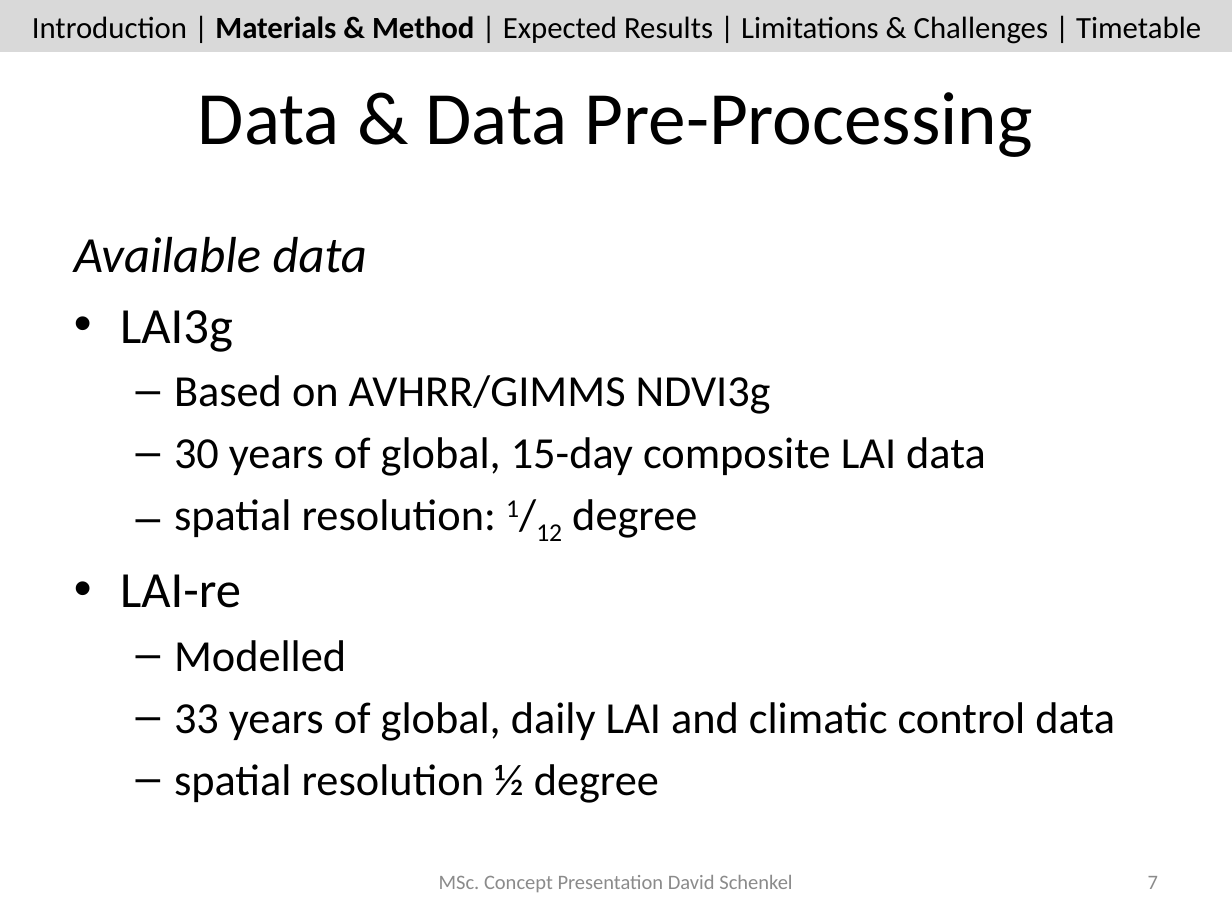
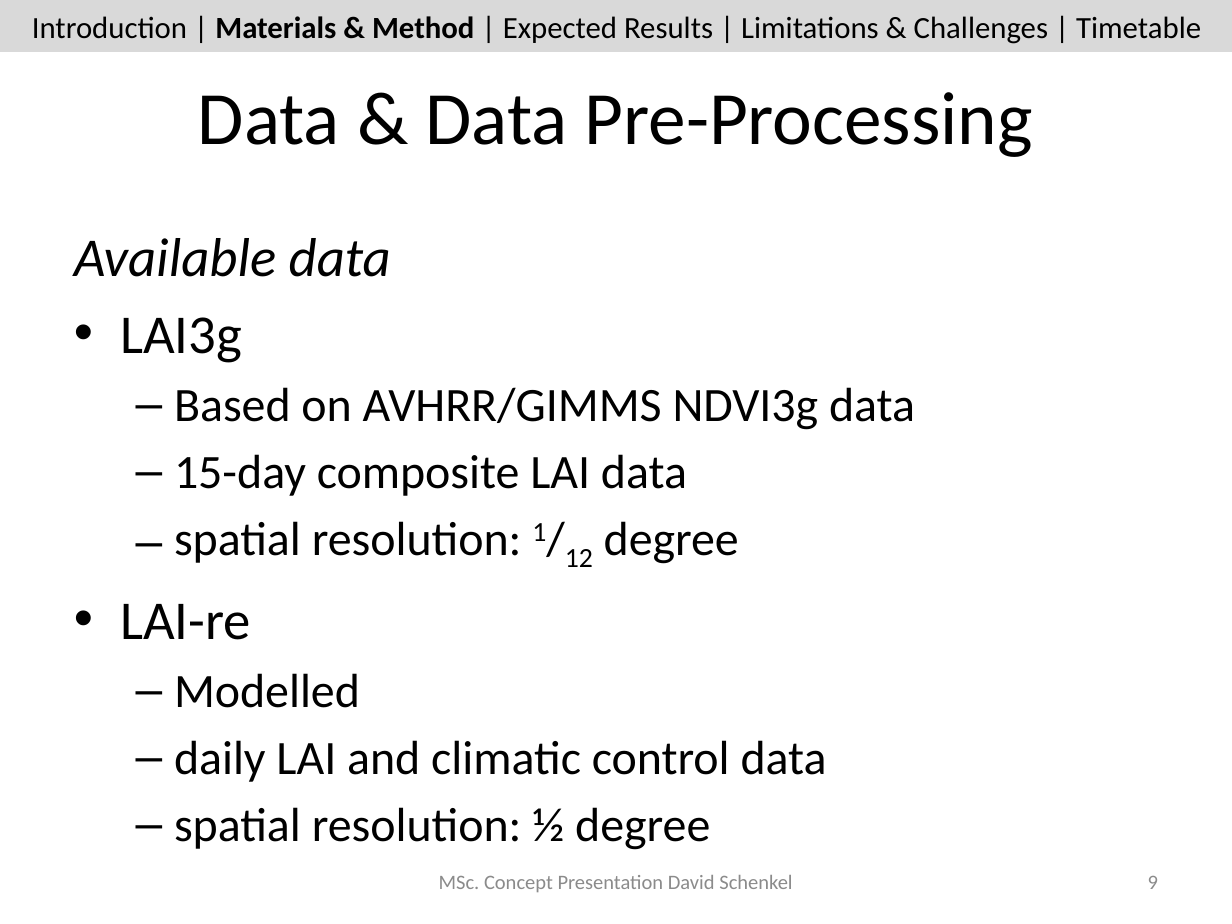
Before and after one commit to dschenkel/geo511, a slide deck: slide 9 of concept_presentation.pptx (slide 7 before the commit). Drawn at 1232x924 pixels with LibreOffice and Linux fonts; fonts in the diff are those of the drawing. Boxes give left, top, right and bottom in pixels: in the first picture for what was removed or moved away, otherwise in the second. Text is boxed around its words. In the diff, an @@ line names an element or a change of style, - is before the commit and + after.

```diff
--- a/concept_presentation.pptx
+++ b/concept_presentation.pptx
@@ text at (x1=74, y1=238, x2=739, y2=708): size 29.6 to 32 pt in "Available data", "LAI3g", "LAI-re"; size 25.9 to 28 pt in "spatial resolution: 1/12 degree", "Modelled" @@
@@ text at (x1=174, y1=387, x2=915, y2=496): text changed; size 25.9 to 28 pt @@
-  – Based on AVHRR/GIMMS NDVI3g
-  – 30 years of global, 15-day composite LAI data
+  – Based on AVHRR/GIMMS NDVI3g data
+  – 15-day composite LAI data
@@ text at (x1=174, y1=740, x2=827, y2=850): text changed; size 25.9 to 28 pt @@
-  – 33 years of global, daily LAI and climatic control data
-  – spatial resolution ½ degree
+  – daily LAI and climatic control data
+  – spatial resolution: ½ degree
@@ page number at (x1=1148, y1=876, x2=1158, y2=889): text changed @@
-7
+9
```
Also in this commit, not shown: 11 other slides changed, 3 slides added, 3 other files.
